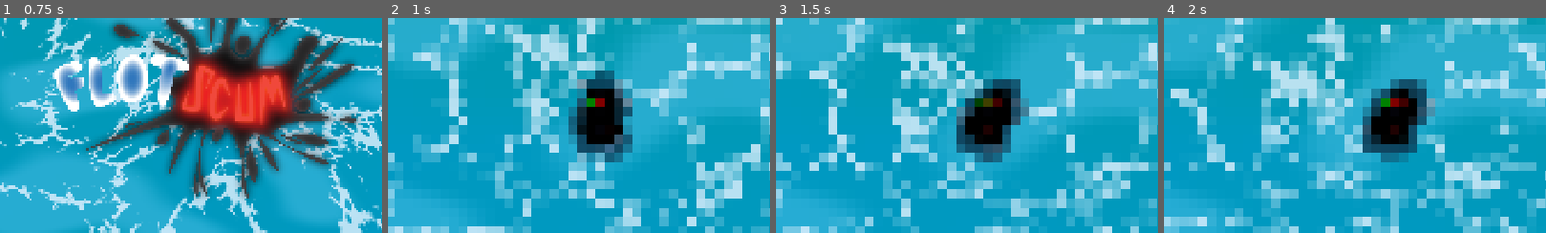
Above: before the commit, frames 1-4 (left to right).
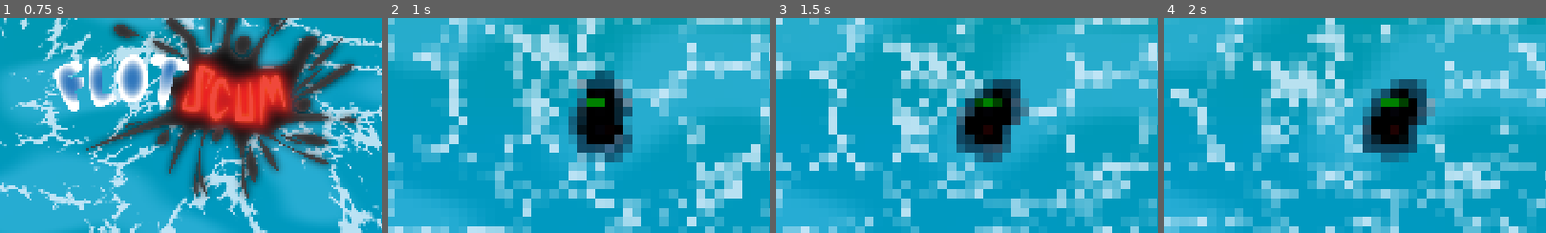
Above: after the commit, the same moments.

Repository: Of-Machines-and-Men/flotscum
Game: Godot game, scene res://scenes/levels/UI/main_menu.tscn
Two runs of this game, one before a commit and one after it. Both use one fixed random seed, a clock stepped at 60 frames per second and the inputs below. Sound files missing from this copy of the repository are replaced by a short silence.
Inputs (mouse positions are % of the whole screen's width and height, from its top left):
- Up to frame 1 (0.75 s): click "PLAY" at 0.5 s
- Up to frame 2 (1 s): no input
- Up to frame 3 (1.5 s): move the mouse to (72, 45) at 1.27 s; hold D (moveright) from 1.28 s (still down)
- Up to frame 4 (2 s): keep holding D (moveright)
The pictures show only the part of the screen within x 23-73%, y 28-78%; the shares and areas given below are measured in that part.

Frame 1 is identical in both runs. In frame 2, 0.1% of the frame differs, in the area x 54-57%, y 37-42%; in frame 3, 0.2%, in the area x 54-60%, y 37-42%; in frame 4, 0.2%.

Commit message:
ensure health is correctly initialised

Diff:
--- a/scenes/entities/base/entity.gd
+++ b/scenes/entities/base/entity.gd
@@ -81,6 +81,7 @@
 	hb.name = "HealthBar"
 	add_child(hb)
 	health_bar	= hb
+	current_health = base_health
 	health_bar.setup(base_health, current_health)
 	if spawn_sound:
 		var player = AudioStreamPlayer2D.new()
